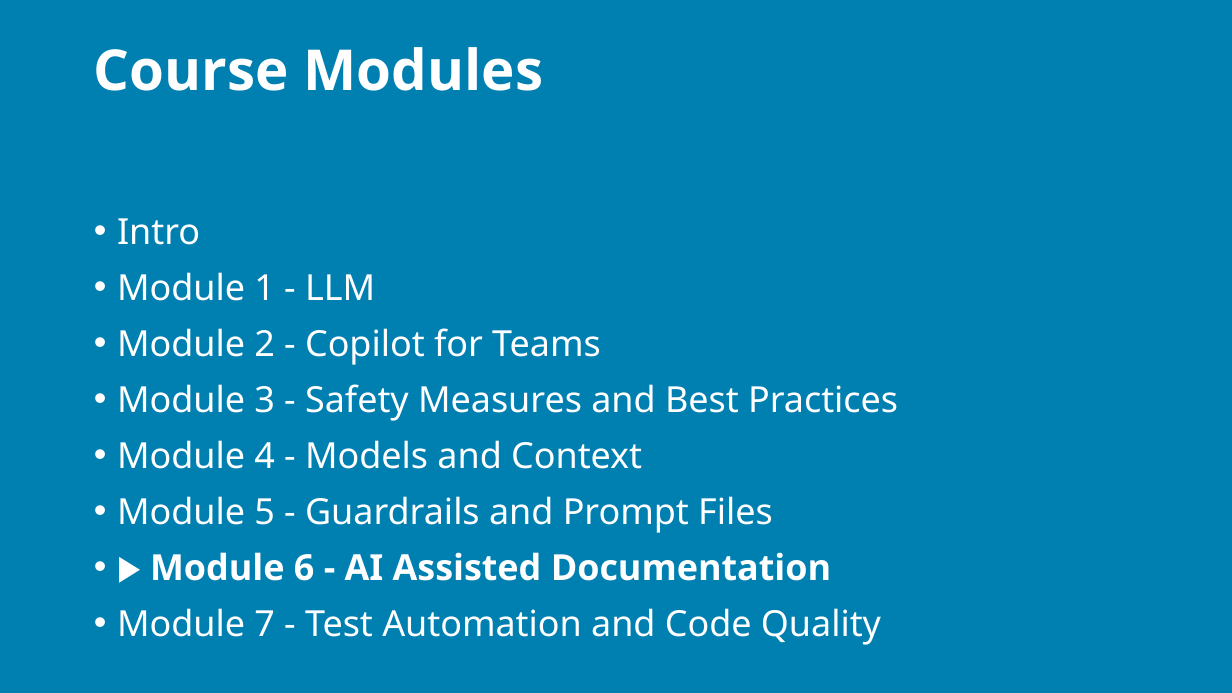
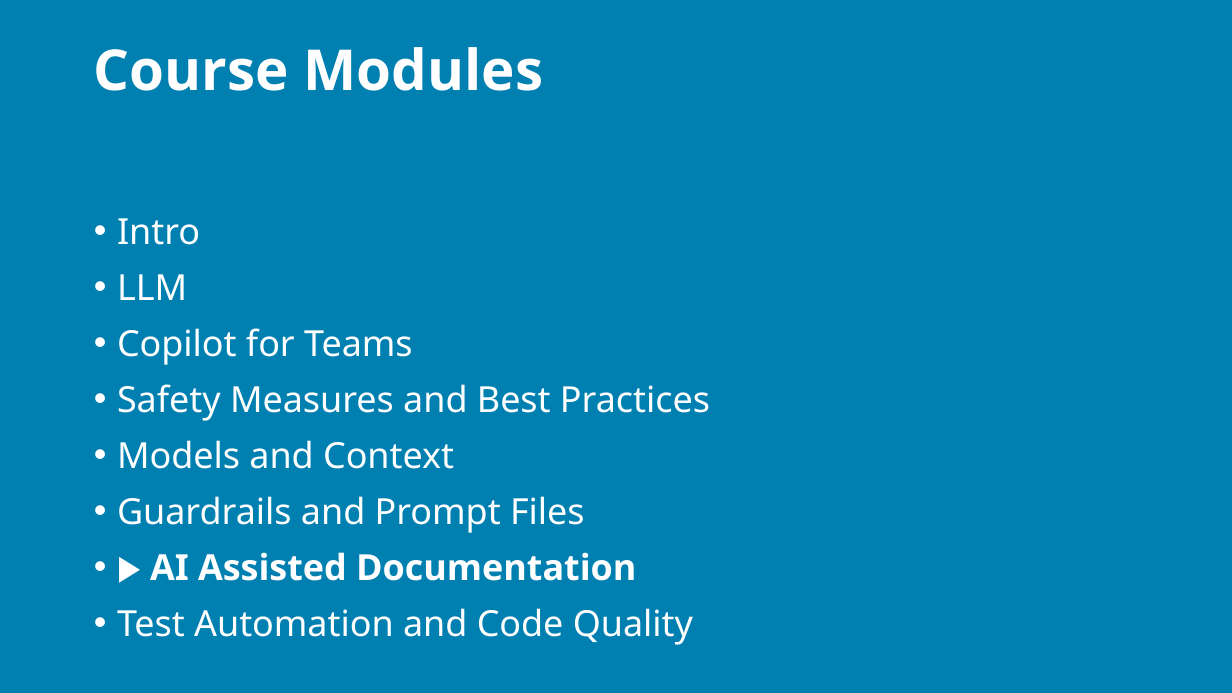
Before and after one commit to j0hnnymiller/AI-Assisted-Software-Development, a slide deck: slide 88 of Slides/output/aiasd-311-tuesday-draft.pptx (slide 120 before the commit). Drawn at 1232x693 pixels with LibreOffice and Linux fonts; fonts in the diff are those of the drawing; background and template pictures are left out. Boxes give left, top, right and bottom in pixels: in the first picture for what was removed or moved away, otherwise in the second. Text is boxed around its words. In the diff, an @@ line names an element or a change of style, - is before the commit and + after.

```diff
--- a/Slides/output/aiasd-311-tuesday-draft.pptx
+++ b/Slides/output/aiasd-311-tuesday-draft.pptx
@@ text at bbox=[117, 274, 710, 645]: text changed @@
-• Module 1 - LLM
-• Module 2 - Copilot for Teams
-• Module 3 - Safety Measures and Best Practices
-• Module 4 - Models and Context
-• Module 5 - Guardrails and Prompt Files
-• ▶ Module 6 - AI Assisted Documentation
-• Module 7 - Test Automation and Code Quality
+• LLM
+• Copilot for Teams
+• Safety Measures and Best Practices
+• Models and Context
+• Guardrails and Prompt Files
+• ▶ AI Assisted Documentation
+• Test Automation and Code Quality
```
Also in this commit, not shown: 61 other slides changed, 8 slides added, 54 slides removed, 9 other files.
